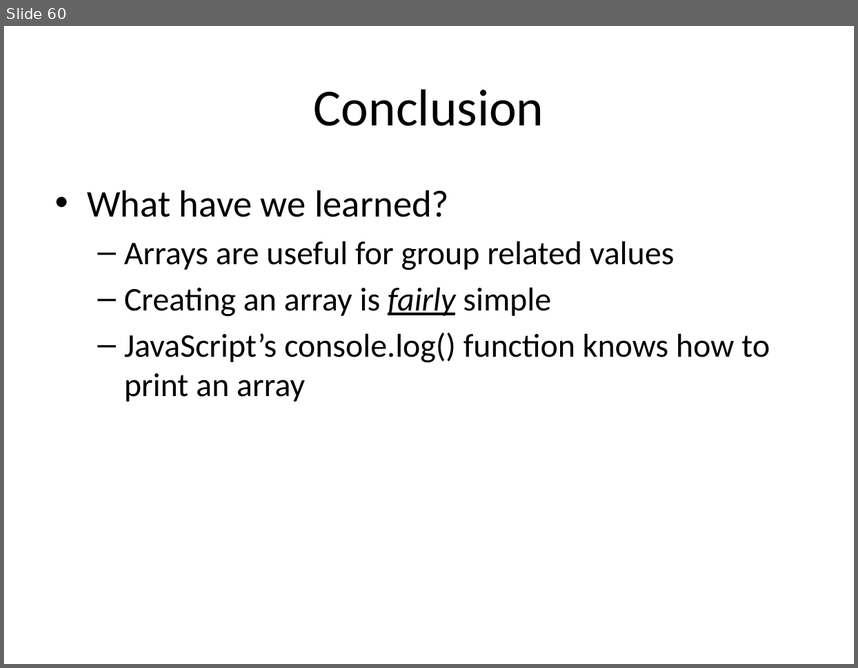
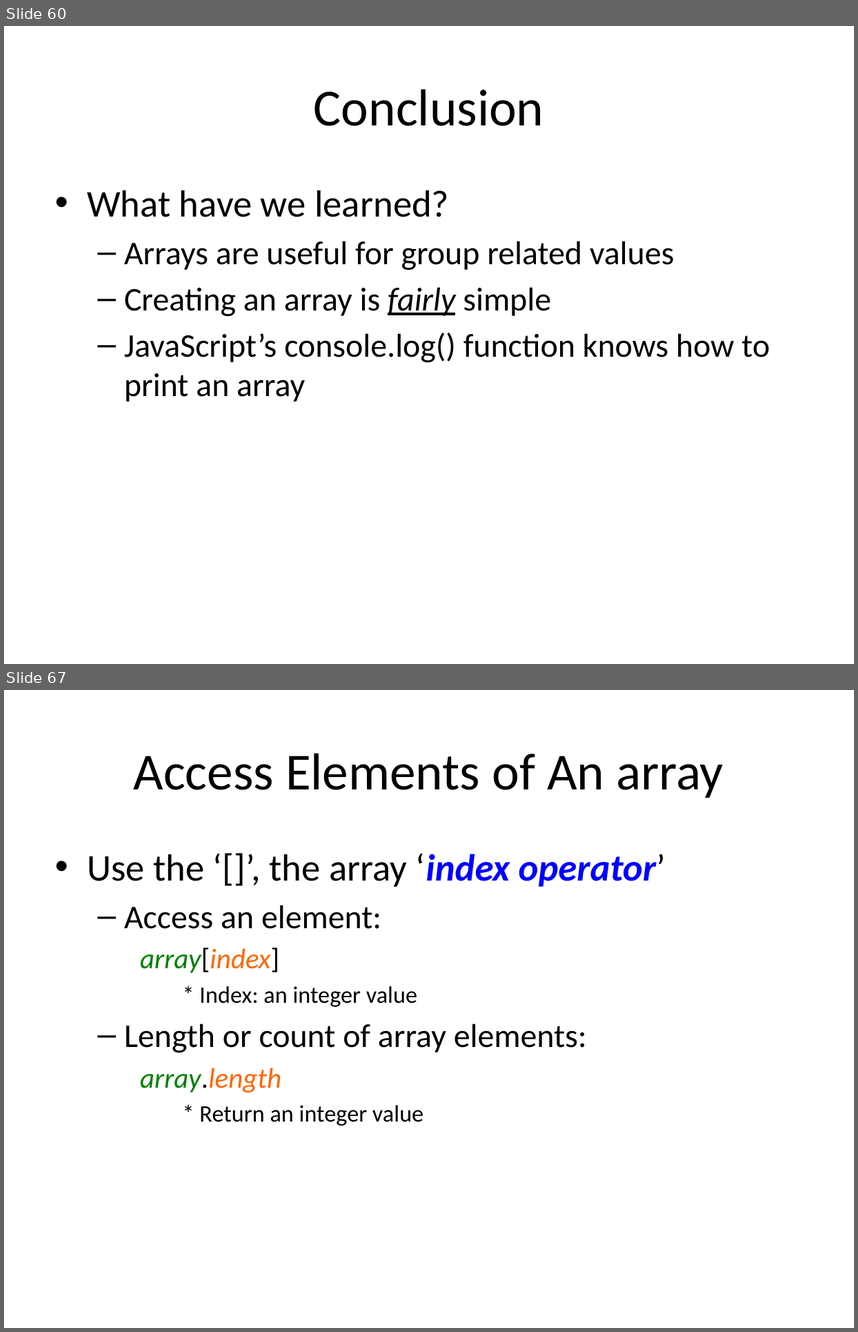
Before and after one commit to xiliax/web-programming-fundamentals, a slide deck: docs/learn-computer-programming.pptx. Shown one above the other, each under a label of ours: slide 60 before the commit, slides 60 and 67 after it; the slides between them are not shown. The pictures are 858x668 and 858x1332 pixels, drawn with LibreOffice and Linux fonts; fonts in the diff are those of the drawing. Boxes give left, top, right and bottom in pixels: in the first picture for what was removed or moved away, otherwise in the second. Text is boxed around its words. In the diff, an @@ line names an element or a change of style, - is before the commit and + after.

Commit message:
Documenation and slides update for c05s11 - Arrays : More On Usage

```diff
--- a/docs/learn-computer-programming.pptx
+++ b/docs/learn-computer-programming.pptx
@@ slide 67 added at (4, 690, 854, 1328), background #FFFFFF @@
@@ title added at (134, 753, 724, 798), 44 pt, text #000000 @@
+Access Elements of An array
@@ text added at (87, 853, 666, 1125), 28 pt, text #000000 @@
+• Use the ‘[]’, the array ‘index operator’
+  – Access an element:
+    array[index]
+      * Index: an integer value
+  – Length or count of array elements:
+    array.length
+      * Return an integer value
```
Also in this commit, not shown: 7 other slides added, 8 other files.
